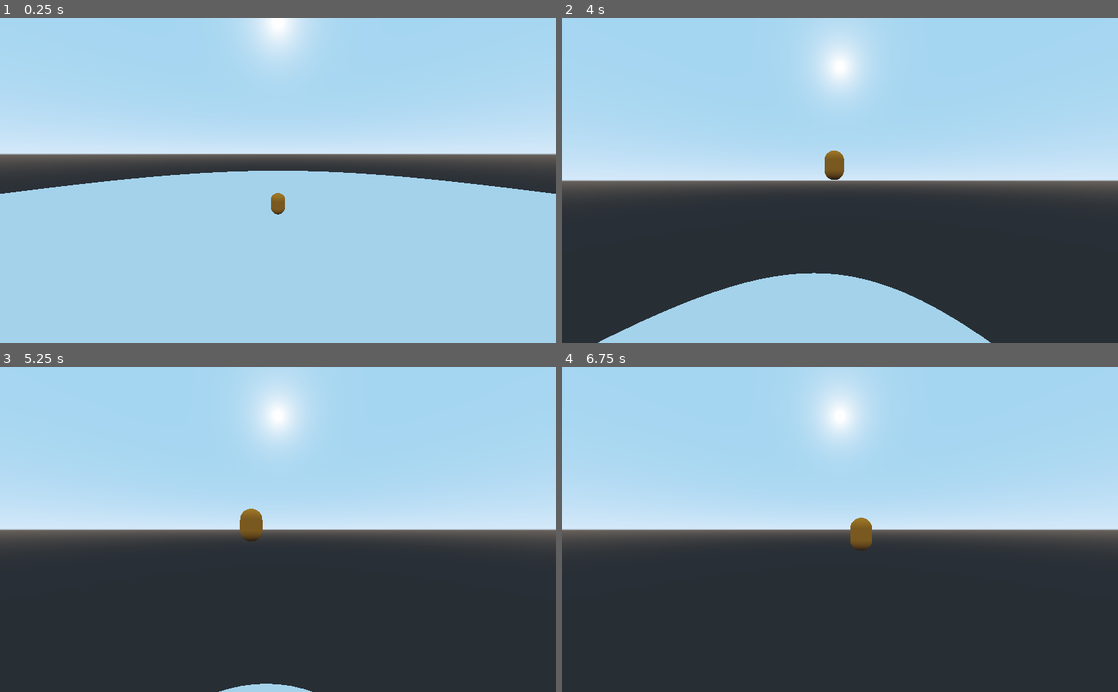
Above: before the commit, frames 1-4 (two rows, left to right).
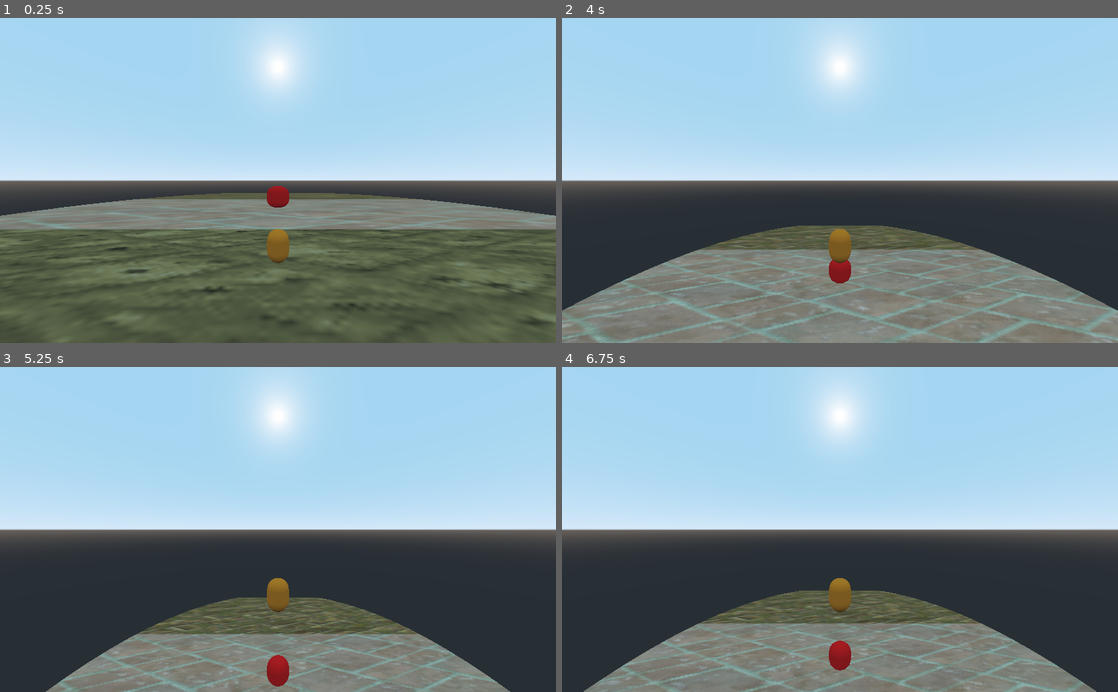
Above: after the commit, the same moments.

Repository: Simboraido/Tech-Light-Sonata
Game: Godot game, scene res://Main.tscn
Same seed, same stepped clock (60 frames per second), same inputs: the game is played once before the commit and once after it. The project has no main scene, so this scene is started directly.
Inputs:
- Up to frame 1 (0.25 s): no input
- Up to frame 2 (4 s): tap Enter (ui_accept) at 0.5, 1.55, 2.85 s; hold Right (ui_right) 0.53-1.28 s; hold Enter (ui_accept) 0.53-1.28 s; tap Space (salto, bound only after the commit) at 0.77, 0.8, 1.07, 1.35, 1.52, 1.82, 2.3, 3.02, 3.32 s; hold Down (ui_down) 1.28-2.03 s; hold Right (ui_right) 2.03-2.78 s; hold Enter (ui_accept) 2.03-2.78 s; hold Up (ui_up) 2.78-3.53 s; hold Left (ui_left) from 3.53 s (still down); hold Space (salto, bound only after the commit) from 3.53 s (still down)
- Up to frame 3 (5.25 s): release Space (salto, bound only after the commit) at 4.28 s; tap Enter (ui_accept) at 4.35 s; tap Space (salto, bound only after the commit) at 4.52, 4.82 s; release Left (ui_left) at 5.03 s; hold Down (ui_down) from 5.03 s (still down); hold Enter (ui_accept) from 5.03 s (still down)
- Up to frame 4 (6.75 s): tap Space (salto, bound only after the commit) at 5.3, 5.85, 6.02, 6.32 s; release Down (ui_down) at 5.78 s; release Enter (ui_accept) at 5.78 s; hold Right (ui_right) 5.78-6.53 s; tap Enter (ui_accept) at 6.05 s; hold Up (ui_up) from 6.53 s (still down); hold Enter (ui_accept) from 6.53 s (still down)

The runs differ from the first frame. In frame 1, 61% of the frame differs, in the area x 0-100%, y 0-100%; in frame 2, 27%; in frame 3, 17%; in frame 4, 19%.

Commit message:
camara implementada

Diff:
--- a/Main.tscn
+++ b/Main.tscn
@@ -1,7 +1,8 @@
-[gd_scene load_steps=5 format=2]
+[gd_scene load_steps=7 format=2]
 
 [ext_resource path="res://assets/Player.tscn" type="PackedScene" id=1]
-[ext_resource path="res://scripts/Player.gd" type="Script" id=2]
+[ext_resource path="res://assets/Enemigo.tscn" type="PackedScene" id=3]
+[ext_resource path="res://textures/Isometric Floor - Brick 1 - 256x128.png" type="Texture" id=4]
 
 [sub_resource type="CylinderShape" id=1]
 
@@ -9,10 +10,12 @@
 top_radius = 60.0
 bottom_radius = 60.0
 
+[sub_resource type="SpatialMaterial" id=3]
+albedo_texture = ExtResource( 4 )
+
 [node name="Main" type="Spatial"]
 
 [node name="Piso" type="StaticBody" parent="."]
-transform = Transform( 1, 0, 0, 0, 1, 0, 0, 0, 1, 0, 0, 0 )
 
 [node name="CollisionShape" type="CollisionShape" parent="Piso"]
 transform = Transform( 60, 0, 0, 0, 1, 0, 0, 0, 60, 0, 0, 0 )
@@ -20,18 +23,10 @@
 
 [node name="MeshInstance" type="MeshInstance" parent="Piso"]
 mesh = SubResource( 2 )
-material/0 = null
+material/0 = SubResource( 3 )
+
+[node name="Enemigo" parent="." instance=ExtResource( 3 )]
+transform = Transform( 1, 0, 0, 0, 1, 0, 0, 0, 1, 0, 4, 0.1 )
 
 [node name="Player" parent="." instance=ExtResource( 1 )]
-transform = Transform( 1, 0, 0, 0, 1, 0, 0, 0, 1, 0, 3.61921, 0 )
-script = ExtResource( 2 )
-
-[node name="TargetPlayer" type="Spatial" parent="Player"]
-transform = Transform( 1, 0, 0, 0, 1, 0, 0, 0, 1, 0, 6, 15 )
-
-[node name="InterpolatedCamera" type="InterpolatedCamera" parent="."]
-transform = Transform( 1, 0, 0, 0, 0.939693, 0.34202, 0, -0.34202, 0.939693, 0, 10, 30 )
-fov = 90.0
-target = NodePath("../Player/TargetPlayer")
-speed = 3.0
-enabled = true
+transform = Transform( 1, 0, 0, 0, 1, 0, 0, 0, 1, 0, 6, 30 )
--- /dev/null
+++ b/assets/Enemigo.tscn
@@ -0,0 +1,21 @@
+[gd_scene load_steps=4 format=2]
+
+[sub_resource type="CapsuleShape" id=1]
+radius = 2.5
+height = 0.7
+
+[sub_resource type="CapsuleMesh" id=2]
+
+[sub_resource type="SpatialMaterial" id=3]
+albedo_color = Color( 0.996078, 0.0980392, 0.0980392, 1 )
+
+[node name="Enemigo" type="KinematicBody"]
+
+[node name="CollisionShape" type="CollisionShape" parent="."]
+transform = Transform( 1, 0, 0, 0, -4.37114e-08, -1, 0, 1, -4.37114e-08, 0, 0, 0 )
+shape = SubResource( 1 )
+
+[node name="MeshInstance" type="MeshInstance" parent="."]
+transform = Transform( 3, 0, 0, 0, -1.31134e-07, -2, 0, 3, -8.74228e-08, 0, 0, 0 )
+mesh = SubResource( 2 )
+material/0 = SubResource( 3 )
--- a/assets/Player.tscn
+++ b/assets/Player.tscn
@@ -1,4 +1,6 @@
-[gd_scene load_steps=4 format=2]
+[gd_scene load_steps=5 format=2]
+
+[ext_resource path="res://scripts/Player.gd" type="Script" id=1]
 
 [sub_resource type="CapsuleShape" id=1]
 
@@ -8,6 +10,7 @@
 albedo_color = Color( 0.956863, 0.564706, 0.133333, 1 )
 
 [node name="Player" type="KinematicBody"]
+script = ExtResource( 1 )
 
 [node name="CollisionShape" type="CollisionShape" parent="."]
 transform = Transform( 1, 0, 0, 0, -4.37114e-08, -1, 0, 1, -4.37114e-08, 0, 0, 0 )
@@ -17,3 +20,9 @@
 transform = Transform( 1, 0, 0, 0, -4.37114e-08, -1, 0, 1, -4.37114e-08, 0, 0, 0 )
 mesh = SubResource( 2 )
 material/0 = SubResource( 3 )
+
+[node name="TargetPlayer" type="Spatial" parent="."]
+
+[node name="Camera" type="Camera" parent="TargetPlayer"]
+transform = Transform( 1, 0, 0, 0, 1, 0, 0, 0, 1, 0, 6, 15 )
+fov = 90.0
--- a/project.godot
+++ b/project.godot
@@ -13,6 +13,34 @@
 config/name="Taller De Los Jueguitos"
 config/icon="res://icon.png"
 
+[input]
+
+arriba={
+"deadzone": 0.5,
+"events": [ Object(InputEventKey,"resource_local_to_scene":false,"resource_name":"","device":0,"alt":false,"shift":false,"control":false,"meta":false,"command":false,"pressed":false,"scancode":0,"physical_scancode":87,"unicode":0,"echo":false,"script":null)
+ ]
+}
+abajo={
+"deadzone": 0.5,
+"events": [ Object(InputEventKey,"resource_local_to_scene":false,"resource_name":"","device":0,"alt":false,"shift":false,"control":false,"meta":false,"command":false,"pressed":false,"scancode":0,"physical_scancode":83,"unicode":0,"echo":false,"script":null)
+ ]
+}
+izquierda={
+"deadzone": 0.5,
+"events": [ Object(InputEventKey,"resource_local_to_scene":false,"resource_name":"","device":0,"alt":false,"shift":false,"control":false,"meta":false,"command":false,"pressed":false,"scancode":0,"physical_scancode":65,"unicode":0,"echo":false,"script":null)
+ ]
+}
+derecha={
+"deadzone": 0.5,
+"events": [ Object(InputEventKey,"resource_local_to_scene":false,"resource_name":"","device":0,"alt":false,"shift":false,"control":false,"meta":false,"command":false,"pressed":false,"scancode":0,"physical_scancode":68,"unicode":0,"echo":false,"script":null)
+ ]
+}
+salto={
+"deadzone": 0.5,
+"events": [ Object(InputEventKey,"resource_local_to_scene":false,"resource_name":"","device":0,"alt":false,"shift":false,"control":false,"meta":false,"command":false,"pressed":false,"scancode":0,"physical_scancode":32,"unicode":0,"echo":false,"script":null)
+ ]
+}
+
 [physics]
 
 common/enable_pause_aware_picking=true
--- a/scripts/Player.gd
+++ b/scripts/Player.gd
@@ -1,17 +1,27 @@
 extends KinematicBody
 
 var velocidad = Vector3(0,0,0)
-const rapidez = 10
-const salto = 30
-const gravedad = 300
+export var rapidez = 15
+export var salto = 30
+export var gravedad = 200
+onready var jefe = get_parent().get_node("Enemigo")
+onready var targetCamera = $TargetPlayer
+export var offsetC:Vector3 = Vector3(0,6,15)
+onready var rotarCamara = $TargetPlayer/Camera
+var rapidezY = 0
 
 func _ready():
 	pass
 
 func _physics_process(delta):
-	var input = Vector3(Input.get_axis("ui_left","ui_right"),0,Input.get_axis("ui_up","ui_down"))
-	velocidad = velocidad.move_toward(input.normalized()*rapidez,0.8)
+	var posicionJefe = Vector2(jefe.global_transform.origin.x,jefe.global_transform.origin.z)
+	var posicionPlayer = Vector2(global_transform.origin.x,global_transform.origin.z)
+	var anguloTargetP = posicionPlayer.angle_to(posicionJefe)
+	targetCamera.rotation.y = anguloTargetP
+	var input = Vector3(Input.get_axis("izquierda","derecha"),0,Input.get_axis("arriba","abajo"))
+	velocidad = input.normalized()*rapidez+Vector3(0,rapidezY,0)
+	rapidezY -= gravedad*delta
+	if Input.is_action_pressed("salto"):
+		rapidezY = salto
+	velocidad = velocidad.rotated(Vector3.UP,anguloTargetP)
 	velocidad = move_and_slide(velocidad)
-	velocidad = velocidad.move_toward(Vector3(0,-gravedad,0),3)
-	if Input.is_action_pressed("ui_accept"):
-		velocidad.y = salto
Binary file added: textures/Isometric Floor - Brick 1 - 256x128.png
Not shown, added: textures/Isometric Floor - Brick 1 - 256x128.png.import
